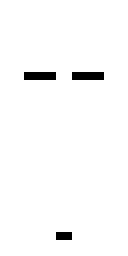
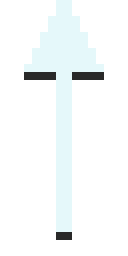
Revision of a layered 128 × 256 image; what changed, layer by layer:
added layer "Layer 2" (84%) in group "Arrow" over (x1=24, y1=72, x2=104, y2=240)
painted on "Layer 1" over (x1=24, y1=0, x2=104, y2=240)
